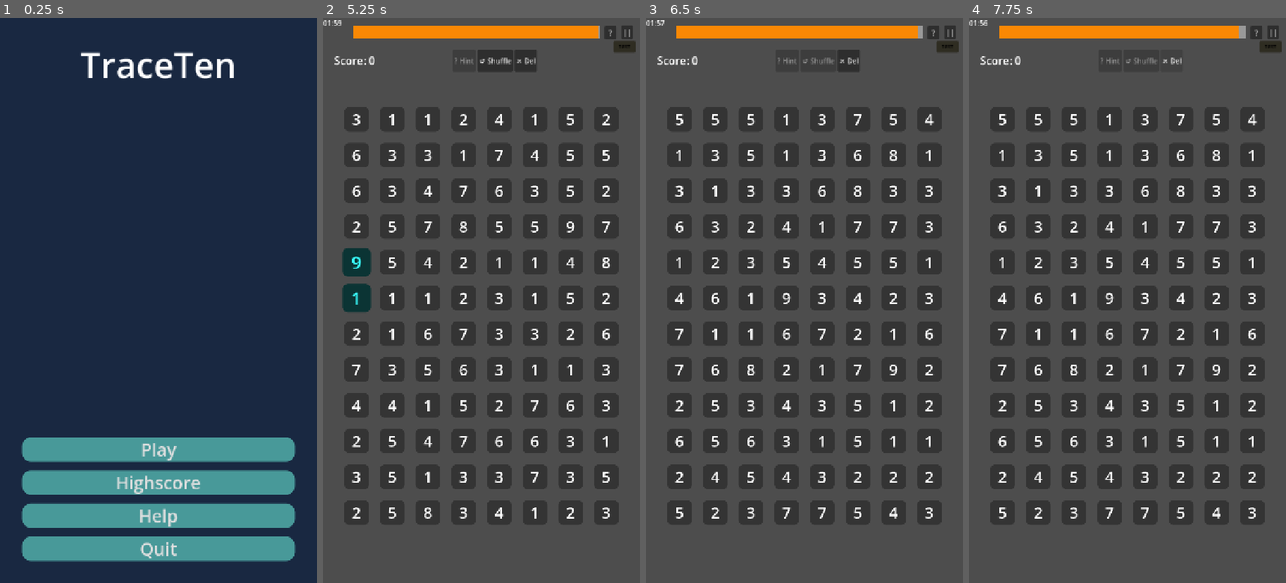
Above: before the commit, frames 1-4 (left to right).
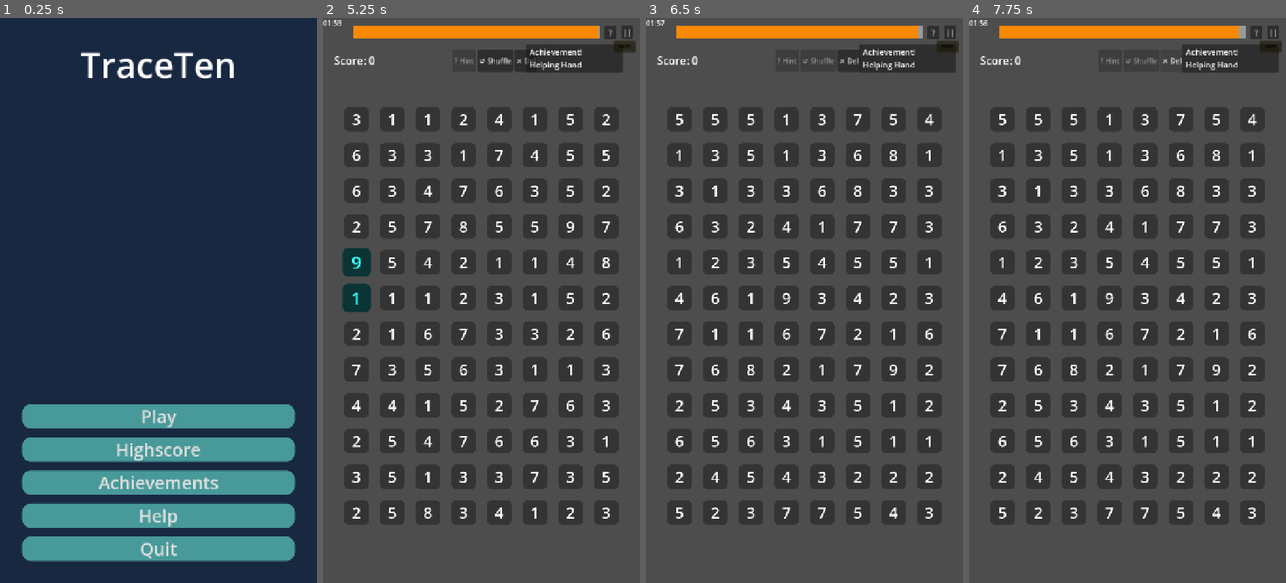
Above: after the commit, the same moments.

Repository: DuongCongDat/TraceTen
Game: Godot game, scene res://main_menu.tscn
Same seed, same stepped clock (60 frames per second), same inputs: the game is played once before the commit and once after it.
Inputs (mouse positions are in pixels of both pictures, inside the frame that each line leads up to):
- Up to frame 1 (0.25 s): no input
- Up to frame 2 (5.25 s): click (481, 481) at 0.5 s, where only the run after the commit has a clickable "Achievements"; click "← Back to Menu" (after the commit: "Back") at 1.25 s; click "Play" at 2 s; click "← Back" at 2.75 s; click "Play" at 3.5 s; click "Classic" at 4.25 s; click "? Hint" at 5 s
- Up to frame 3 (6.5 s): click "↺ Shuffle" at 5.75 s
- Up to frame 4 (7.75 s): click "✕ Del" at 6.5 s; click "✕ Cancel" at 7.25 s

The runs differ from the first frame. In frame 1, 4.5% of the frame differs, in the area x 6-94%, y 68-85%; in frame 2, 1.3%; in frame 3, 1.3%; in frame 4, 1.3%.

Commit message:
add Achivements - w25 achievements

Diff:
--- /dev/null
+++ b/achievement_popup.gd
@@ -0,0 +1,48 @@
+extends CanvasLayer
+
+const POPUP_DURATION = 2.5
+const SLIDE_TIME     = 0.3
+
+@onready var panel  = $Panel
+@onready var label  = $Panel/Label
+
+var _queue: Array = []
+var _showing: bool = false
+
+
+func _ready():
+	panel.position.x = 1200.0  # off-screen right
+	Global.achievement_unlocked.connect(_on_achievement_unlocked)
+
+
+func _on_achievement_unlocked(id: String):
+	var def = AchievementData.get_def(id)
+	if def.is_empty():
+		return
+	_queue.append(def["name"])
+	if not _showing:
+		_show_next()
+
+
+func _show_next():
+	if _queue.is_empty():
+		_showing = false
+		return
+	_showing = true
+	var name_text = _queue.pop_front()
+	label.text = "Achievement!\n" + name_text
+
+	# Slide in from right
+	var target_x = get_viewport().get_visible_rect().size.x - panel.size.x - 16.0
+	panel.position.x = get_viewport().get_visible_rect().size.x
+	var tween = create_tween()
+	tween.tween_property(panel, "position:x", target_x, SLIDE_TIME).set_trans(Tween.TRANS_BACK).set_ease(Tween.EASE_OUT)
+	tween.tween_interval(POPUP_DURATION)
+	tween.tween_property(panel, "modulate:a", 0.0, SLIDE_TIME)
+	tween.tween_callback(_on_popup_done)
+
+
+func _on_popup_done():
+	panel.modulate.a = 1.0
+	panel.position.x = get_viewport().get_visible_rect().size.x
+	_show_next()
--- /dev/null
+++ b/achievement_popup.tscn
@@ -0,0 +1,25 @@
+[gd_scene load_steps=2 format=3 uid="uid://achievement_popup"]
+
+[ext_resource type="Script" path="res://achievement_popup.gd" id="1"]
+
+[node name="AchievementPopup" type="CanvasLayer"]
+layer = 10
+script = ExtResource("1")
+
+[node name="Panel" type="Panel" parent="."]
+custom_minimum_size = Vector2(220, 64)
+offset_left = 1200.0
+offset_top = 60.0
+offset_right = 1420.0
+offset_bottom = 124.0
+
+[node name="Label" type="Label" parent="Panel"]
+anchors_preset = 15
+anchor_right = 1.0
+anchor_bottom = 1.0
+offset_left = 8.0
+offset_top = 4.0
+offset_right = -8.0
+offset_bottom = -4.0
+text = "Achievement!\nName"
+theme_override_font_sizes/font_size = 18
--- /dev/null
+++ b/achievement_screen.gd
@@ -0,0 +1,100 @@
+extends Control
+
+const CATEGORIES = [
+	{"label": "Beginner",      "ids": ["first_ten", "first_powerup", "all_modes", "first_combo", "first_special"]},
+	{"label": "Score",         "ids": ["score_100", "score_500", "score_1000"]},
+	{"label": "Combo",         "ids": ["combo_5", "combo_10", "combo_classic"]},
+	{"label": "Mode",          "ids": ["classic_survive", "gravity_lv4", "gravity_3lives", "zen_refill3", "challenge_l6", "challenge_l12", "mutation_alltype"]},
+	{"label": "Special Tiles", "ids": ["virus_cleared", "joker_used", "negative_win"]},
+	{"label": "Quirky",        "ids": ["big_selection", "no_hint", "cancel_remove", "virus_explode"]},
+]
+
+func _ready():
+	Input.set_mouse_mode(Input.MOUSE_MODE_VISIBLE)
+	_build_ui()
+
+func _build_ui():
+	var list = $MarginContainer/Layout/Scroll/List
+	var data = Global._achievements
+
+	for cat in CATEGORIES:
+		list.add_child(_make_header(cat["label"]))
+		for id in cat["ids"]:
+			var def     = AchievementData.get_def(id)
+			var entry   = data.get(id, {"unlocked": false, "progress": 0})
+			var unlocked: bool = entry.get("unlocked", false)
+			var progress: int  = int(entry.get("progress", 0))
+			list.add_child(_make_row(def, unlocked, progress))
+		list.add_child(_make_spacer(12))
+
+func _make_header(text: String) -> Label:
+	var lbl = Label.new()
+	lbl.text = "— " + text + " —"
+	lbl.horizontal_alignment = HORIZONTAL_ALIGNMENT_CENTER
+	lbl.add_theme_font_size_override("font_size", 24)
+	lbl.add_theme_color_override("font_color", Color(1.0, 0.85, 0.3, 1))
+	lbl.custom_minimum_size.y = 40
+	return lbl
+
+func _make_row(def: Dictionary, unlocked: bool, progress: int) -> PanelContainer:
+	var panel = PanelContainer.new()
+	panel.custom_minimum_size.y = 72
+
+	var hbox = HBoxContainer.new()
+	hbox.add_theme_constant_override("separation", 16)
+	panel.add_child(hbox)
+
+	# Icon
+	var icon = Label.new()
+	icon.text = "★" if unlocked else "○"
+	icon.add_theme_font_size_override("font_size", 32)
+	icon.add_theme_color_override("font_color", Color(1.0, 0.85, 0.3, 1) if unlocked else Color(0.45, 0.47, 0.55, 1))
+	icon.custom_minimum_size.x = 40
+	icon.vertical_alignment = VERTICAL_ALIGNMENT_CENTER
+	hbox.add_child(icon)
+
+	# Name + desc
+	var vbox = VBoxContainer.new()
+	vbox.size_flags_horizontal = Control.SIZE_EXPAND_FILL
+	vbox.add_theme_constant_override("separation", 2)
+	hbox.add_child(vbox)
+
+	var name_lbl = Label.new()
+	name_lbl.text = def.get("name", "?")
+	name_lbl.add_theme_font_size_override("font_size", 26)
+	var name_color = Color(1, 1, 1, 1) if unlocked else Color(0.55, 0.58, 0.65, 1)
+	name_lbl.add_theme_color_override("font_color", name_color)
+	vbox.add_child(name_lbl)
+
+	var desc_lbl = Label.new()
+	desc_lbl.text = def.get("desc", "")
+	desc_lbl.add_theme_font_size_override("font_size", 19)
+	desc_lbl.add_theme_color_override("font_color", Color(0.65, 0.68, 0.75, 1))
+	desc_lbl.autowrap_mode = TextServer.AUTOWRAP_WORD_SMART
+	vbox.add_child(desc_lbl)
+
+	# Progress (right side, only if target > 1)
+	var target: int = def.get("target", 1)
+	if target > 1:
+		var prog_lbl = Label.new()
+		prog_lbl.text = "%d / %d" % [min(progress, target), target] if not unlocked else "Done"
+		prog_lbl.add_theme_font_size_override("font_size", 22)
+		prog_lbl.add_theme_color_override("font_color", Color(1.0, 0.85, 0.3, 1) if unlocked else Color(0.65, 0.68, 0.75, 1))
+		prog_lbl.vertical_alignment = VERTICAL_ALIGNMENT_CENTER
+		prog_lbl.custom_minimum_size.x = 80
+		prog_lbl.horizontal_alignment = HORIZONTAL_ALIGNMENT_RIGHT
+		hbox.add_child(prog_lbl)
+
+	# Dim panel if locked
+	if not unlocked:
+		panel.modulate = Color(1, 1, 1, 0.6)
+
+	return panel
+
+func _make_spacer(height: int) -> Control:
+	var s = Control.new()
+	s.custom_minimum_size.y = height
+	return s
+
+func _on_btn_back_pressed():
+	get_tree().change_scene_to_file("res://main_menu.tscn")
--- /dev/null
+++ b/achievement_screen.tscn
@@ -0,0 +1,44 @@
+[gd_scene load_steps=2 format=3 uid="uid://achievement_screen"]
+
+[ext_resource type="Script" path="res://achievement_screen.gd" id="1"]
+
+[node name="AchievementScreen" type="Control"]
+anchors_preset = 15
+anchor_right = 1.0
+anchor_bottom = 1.0
+script = ExtResource("1")
+
+[node name="MarginContainer" type="MarginContainer" parent="."]
+anchors_preset = 15
+anchor_right = 1.0
+anchor_bottom = 1.0
+theme_override_constants/margin_left = 24
+theme_override_constants/margin_right = 24
+theme_override_constants/margin_top = 20
+theme_override_constants/margin_bottom = 20
+
+[node name="Layout" type="VBoxContainer" parent="MarginContainer"]
+theme_override_constants/separation = 12
+
+[node name="Title" type="Label" parent="MarginContainer/Layout"]
+layout_mode = 2
+horizontal_alignment = 1
+text = "Achievements"
+theme_override_font_sizes/font_size = 52
+
+[node name="Scroll" type="ScrollContainer" parent="MarginContainer/Layout"]
+layout_mode = 2
+size_flags_vertical = 3
+
+[node name="List" type="VBoxContainer" parent="MarginContainer/Layout/Scroll"]
+layout_mode = 2
+size_flags_horizontal = 3
+theme_override_constants/separation = 8
+
+[node name="BtnBack" type="Button" parent="MarginContainer/Layout"]
+layout_mode = 2
+custom_minimum_size = Vector2(0, 60)
+text = "Back"
+theme_override_font_sizes/font_size = 34
+
+[connection signal="pressed" from="MarginContainer/Layout/BtnBack" to="." method="_on_btn_back_pressed"]
--- /dev/null
+++ b/data/achievements.gd
@@ -0,0 +1,171 @@
+class_name AchievementData
+
+const LIST: Array = [
+	# ── BEGINNER ──────────────────────────────────────────────
+	{
+		"id": "first_ten",
+		"name": "Hello, Ten!",
+		"desc": "Score for the first time.",
+		"target": 1,
+	},
+	{
+		"id": "first_powerup",
+		"name": "Helping Hand",
+		"desc": "Use a power-up for the first time.",
+		"target": 1,
+	},
+	{
+		"id": "all_modes",
+		"name": "Explorer",
+		"desc": "Play all 5 game modes.",
+		"target": 5,
+	},
+	{
+		"id": "first_combo",
+		"name": "On a Roll",
+		"desc": "Reach x2 combo for the first time.",
+		"target": 1,
+	},
+	{
+		"id": "first_special",
+		"name": "What's This?",
+		"desc": "Reveal a Mystery tile for the first time.",
+		"target": 1,
+	},
+
+	# ── SCORE ─────────────────────────────────────────────────
+	{
+		"id": "score_100",
+		"name": "Century",
+		"desc": "Score 100 points in a single game.",
+		"target": 100,
+	},
+	{
+		"id": "score_500",
+		"name": "High Roller",
+		"desc": "Score 500 points in a single game.",
+		"target": 500,
+	},
+	{
+		"id": "score_1000",
+		"name": "Four Digits",
+		"desc": "Score 1000 points in a single game.",
+		"target": 1000,
+	},
+
+	# ── COMBO ─────────────────────────────────────────────────
+	{
+		"id": "combo_5",
+		"name": "Pentagram",
+		"desc": "Reach x5 combo.",
+		"target": 5,
+	},
+	{
+		"id": "combo_10",
+		"name": "Unstoppable",
+		"desc": "Reach x10 combo.",
+		"target": 10,
+	},
+	{
+		"id": "combo_classic",
+		"name": "Speed Demon",
+		"desc": "Reach x5 combo in Classic mode.",
+		"target": 5,
+	},
+
+	# ── MODE-SPECIFIC ─────────────────────────────────────────
+	{
+		"id": "classic_survive",
+		"name": "Against the Clock",
+		"desc": "Finish Classic with 60 seconds or more remaining.",
+		"target": 1,
+	},
+	{
+		"id": "gravity_lv4",
+		"name": "Gravitational Pull",
+		"desc": "Reach Level 4 in Gravity mode.",
+		"target": 1,
+	},
+	{
+		"id": "gravity_3lives",
+		"name": "Untouchable",
+		"desc": "Reach Level 3 in Gravity without losing a life.",
+		"target": 1,
+	},
+	{
+		"id": "zen_refill3",
+		"name": "Zen Garden",
+		"desc": "Trigger the power-up refill milestone 3 times in Zen.",
+		"target": 3,
+	},
+	{
+		"id": "challenge_l6",
+		"name": "Cube Master",
+		"desc": "Unlock Challenge Level 6 (Coral Reef).",
+		"target": 1,
+	},
+	{
+		"id": "challenge_l12",
+		"name": "Cosmos",
+		"desc": "Unlock Challenge Level 12.",
+		"target": 1,
+	},
+	{
+		"id": "mutation_alltype",
+		"name": "Collector",
+		"desc": "Clear all 4 special tile types in a single Mutation game.",
+		"target": 4,
+	},
+
+	# ── SPECIAL TILES ─────────────────────────────────────────
+	{
+		"id": "virus_cleared",
+		"name": "Defused",
+		"desc": "Clear a Virus tile before it explodes.",
+		"target": 1,
+	},
+	{
+		"id": "joker_used",
+		"name": "Wild Card",
+		"desc": "Use a Joker tile in a valid selection.",
+		"target": 1,
+	},
+	{
+		"id": "negative_win",
+		"name": "Glass Half Empty",
+		"desc": "Use a Negative tile to balance a selection to 10.",
+		"target": 1,
+	},
+
+	# ── QUIRKY / SECRET ───────────────────────────────────────
+	{
+		"id": "big_selection",
+		"name": "Hoarder",
+		"desc": "Select 20 or more tiles in a single move.",
+		"target": 1,
+	},
+	{
+		"id": "no_hint",
+		"name": "I Don't Need Help",
+		"desc": "Finish a Classic game without using Hint.",
+		"target": 1,
+	},
+	{
+		"id": "cancel_remove",
+		"name": "Never Mind",
+		"desc": "Cancel Remove mode by pressing Remove again.",
+		"target": 1,
+	},
+	{
+		"id": "virus_explode",
+		"name": "Oops",
+		"desc": "Let a Virus tile explode for the first time.",
+		"target": 1,
+	},
+]
+
+static func get_def(id: String) -> Dictionary:
+	for def in LIST:
+		if def["id"] == id:
+			return def
+	return {}
--- a/global.gd
+++ b/global.gd
@@ -5,6 +5,15 @@
 
 var zen_current_level: int = 1
 var zen_unlocked_levels: Array = [1]
+
+# ── ACHIEVEMENT STATE ──────────────────────────────────────
+signal achievement_unlocked(id: String)
+
+const ACHIEVEMENT_PATH = "user://achievements.json"
+
+var _achievements: Dictionary = {}  # {id: {unlocked, progress}}
+var modes_played: Array = []        # persisted — for "all_modes" achievement
+var hints_used_this_game: int = 0   # reset each game — for "no_hint" achievement
 
 const _SAVE_PATHS = {
 	"ZEN":       "user://save_zen.json",
@@ -56,6 +65,65 @@
 	if file:
 		file.store_string(JSON.stringify(data))
 
+func _ready():
+	load_achievements()
+
+func load_achievements():
+	_achievements = {}
+	modes_played = []
+	if not FileAccess.file_exists(ACHIEVEMENT_PATH):
+		return
+	var file = FileAccess.open(ACHIEVEMENT_PATH, FileAccess.READ)
+	if not file:
+		return
+	var parsed = JSON.parse_string(file.get_as_text())
+	if not parsed is Dictionary:
+		return
+	modes_played = parsed.get("_modes_played", [])
+	parsed.erase("_modes_played")
+	_achievements = parsed
+
+func save_achievements():
+	var data = _achievements.duplicate()
+	data["_modes_played"] = modes_played
+	var file = FileAccess.open(ACHIEVEMENT_PATH, FileAccess.WRITE)
+	if file:
+		file.store_string(JSON.stringify(data))
+
+func _get_entry(id: String) -> Dictionary:
+	if not _achievements.has(id):
+		_achievements[id] = {"unlocked": false, "progress": 0}
+	return _achievements[id]
+
+func unlock_achievement(id: String):
+	var entry = _get_entry(id)
+	if entry["unlocked"]:
+		return
+	entry["unlocked"] = true
+	_achievements[id] = entry
+	save_achievements()
+	achievement_unlocked.emit(id)
+
+func update_achievement_progress(id: String, value: int):
+	var entry = _get_entry(id)
+	if entry["unlocked"]:
+		return
+	entry["progress"] = value
+	_achievements[id] = entry
+	var def = AchievementData.get_def(id)
+	if not def.is_empty() and value >= def.get("target", 1):
+		unlock_achievement(id)
+	else:
+		save_achievements()
+
+func track_mode_played(mode: String):
+	if mode in modes_played:
+		return
+	modes_played.append(mode)
+	update_achievement_progress("all_modes", modes_played.size())
+
+# ── HIGHSCORE ──────────────────────────────────────────────
+
 func submit_score(mode: String, score: int, time_played: float, max_combo: int):
 	var data = load_highscore()
 	if not data.has(mode):
--- a/main.gd
+++ b/main.gd
@@ -46,6 +46,9 @@
 const ZEN_REFILL_MILESTONE = 100
 
 var current_mode = "RECTANGLE"
+
+# --- ACHIEVEMENT TRACKING (per-game, reset in setup_mode_config) ---
+var _mutation_types_cleared: Array = []
 
 var unlocked_modes = ["CLASSIC"]
 var seen_tutorials = {
@@ -153,6 +156,9 @@
 	gravity_level      = 1
 	gravity_l4_dir     = "DOWN"
 	zen_milestone_count = 0
+	Global.hints_used_this_game = 0
+	_mutation_types_cleared = []
+	Global.track_mode_played(gameplay_mode)
 
 	match gameplay_mode:
 		"GRAVITY":
@@ -394,6 +400,40 @@
 
 		if combo_count > max_combo:
 			max_combo = combo_count
+
+		# ── Achievement: score ──
+		Global.unlock_achievement("first_ten")
+		Global.update_achievement_progress("score_100", score)
+		Global.update_achievement_progress("score_500", score)
+		Global.update_achievement_progress("score_1000", score)
+
+		# ── Achievement: combo ──
+		if combo_count >= 2:
+			Global.unlock_achievement("first_combo")
+		if combo_count >= 5:
+			Global.unlock_achievement("combo_5")
+			if gameplay_mode == "CLASSIC":
+				Global.unlock_achievement("combo_classic")
+		if combo_count >= 10:
+			Global.unlock_achievement("combo_10")
+
+		# ── Achievement: tile types (check before freeing tiles) ──
+		if selected_tiles.size() >= 20:
+			Global.unlock_achievement("big_selection")
+		if has_joker:
+			Global.unlock_achievement("joker_used")
+		for pos in selected_tiles:
+			var _t = tiles[pos]
+			match _t.tile_type:
+				"NEGATIVE":
+					Global.unlock_achievement("negative_win")
+				"VIRUS":
+					Global.unlock_achievement("virus_cleared")
+			if gameplay_mode == "MUTATION" and _t.tile_type in ["JOKER", "NEGATIVE", "MYSTERY", "VIRUS"]:
+				if _t.tile_type not in _mutation_types_cleared:
+					_mutation_types_cleared.append(_t.tile_type)
+					if _mutation_types_cleared.size() >= 4:
+						Global.unlock_achievement("mutation_alltype")
 
 		var eaten_count = selected_tiles.size()  # capture before clear
 
@@ -449,6 +489,8 @@
 		remove_count  += 1
 		show_floating_text_center("Power-up +1!", Color.LIME_GREEN)
 		update_power_up_ui()
+		if gameplay_mode == "ZEN":
+			Global.update_achievement_progress("zen_refill3", zen_milestone_count)
 	_check_zen_level_unlock()
 
 
@@ -462,6 +504,11 @@
 		Global.zen_unlocked_levels.append(next_level)
 		var level_name = ZenLevelManager.get_level_name(next_level)
 		show_floating_text_center("L%d %s unlocked!" % [next_level, level_name], Color.GOLD)
+		if gameplay_mode == "CHALLENGE":
+			if next_level == 6:
+				Global.unlock_achievement("challenge_l6")
+			if next_level == 12:
+				Global.unlock_achievement("challenge_l12")
 
 
 # ==========================================
@@ -504,6 +551,14 @@
 	$GameOverLayer.show()
 
 	Global.submit_score(gameplay_mode, score, time_played, max_combo)
+
+	# ── Achievement: Classic end-game ──
+	if gameplay_mode == "CLASSIC":
+		var time_remaining = total_duration - time_played
+		if time_remaining >= 60.0:
+			Global.unlock_achievement("classic_survive")
+		if Global.hints_used_this_game == 0:
+			Global.unlock_achievement("no_hint")
 
 	if gameplay_mode == "CLASSIC" and score >= 100:
 		if not "GRAVITY" in unlocked_modes:
@@ -528,6 +583,11 @@
 			gravity_l4_dir = dirs[randi() % dirs.size()]
 		update_gravity_level_ui()
 		_show_level_up_banner(gravity_level)
+		# ── Achievement: gravity levels ──
+		if gravity_level == 4:
+			Global.unlock_achievement("gravity_lv4")
+		if gravity_level >= 3 and shuffle_count == 3:
+			Global.unlock_achievement("gravity_3lives")
 
 
 func _show_level_up_banner(level: int):
@@ -662,6 +722,7 @@
 		tiles[pos].queue_free()
 		tiles.erase(pos)
 		print("Virus exploded at ", pos)
+		Global.unlock_achievement("virus_explode")
 
 
 # ==========================================
@@ -923,6 +984,8 @@
 
 	hint_count -= 1
 	update_power_up_ui()
+	Global.hints_used_this_game += 1
+	Global.unlock_achievement("first_powerup")
 
 	var found_path = find_hint_path()
 	if found_path.size() > 0:
@@ -944,6 +1007,7 @@
 	if shuffle_count <= 0 or tiles.is_empty(): return
 
 	shuffle_count -= 1
+	Global.unlock_achievement("first_powerup")
 
 	if gameplay_mode == "GRAVITY":
 		update_lives_ui()
@@ -977,11 +1041,13 @@
 	if is_remove_mode:
 		is_remove_mode = false
 		update_power_up_ui()
+		Global.unlock_achievement("cancel_remove")
 		return
 
 	if remove_count <= 0: return
 	is_remove_mode = true
 	update_power_up_ui()
+	Global.unlock_achievement("first_powerup")
 
 
 # ==========================================
--- a/main.tscn
+++ b/main.tscn
@@ -1,6 +1,7 @@
 [gd_scene format=3 uid="uid://ddxc2u1pwbh8j"]
 
 [ext_resource type="Script" uid="uid://bm8r8mcyepk04" path="res://main.gd" id="1_ig7tw"]
+[ext_resource type="PackedScene" path="res://achievement_popup.tscn" id="2_achpop"]
 
 [sub_resource type="LabelSettings" id="LabelSettings_ig7tw"]
 font_size = 45
@@ -340,3 +341,5 @@
 [connection signal="pressed" from="TutorialLayer/ColorRect/BtnSkip" to="." method="_on_btn_skip_pressed"]
 [connection signal="pressed" from="BtnHelp" to="." method="_on_btn_help_pressed"]
 [connection signal="pressed" from="BtnChangeLevelHUD" to="." method="_on_btn_change_level_pressed"]
+
+[node name="AchievementPopup" parent="." instance=ExtResource("2_achpop")]
--- a/main_menu.gd
+++ b/main_menu.gd
@@ -9,6 +9,9 @@
 func _on_btn_highscore_pressed():
 	get_tree().change_scene_to_file("res://highscore.tscn")
 
+func _on_btn_achievements_pressed():
+	get_tree().change_scene_to_file("res://achievement_screen.tscn")
+
 func _on_btn_help_pressed():
 	get_tree().change_scene_to_file("res://tutorial.tscn")
 
--- a/main_menu.tscn
+++ b/main_menu.tscn
@@ -68,6 +68,15 @@
 theme_override_styles/hover = ExtResource("1_06t4h")
 text = "Highscore"
 
+[node name="BtnAchievements" type="Button" parent="MarginContainer/MainLayout/Buttons" unique_id=1900000030]
+unique_name_in_owner = true
+layout_mode = 2
+theme_override_font_sizes/font_size = 40
+theme_override_styles/normal = ExtResource("1_06t4h")
+theme_override_styles/pressed = ExtResource("1_06t4h")
+theme_override_styles/hover = ExtResource("1_06t4h")
+text = "Achievements"
+
 [node name="BtnHelp" type="Button" parent="MarginContainer/MainLayout/Buttons" unique_id=373508767]
 unique_name_in_owner = true
 layout_mode = 2
@@ -88,5 +97,6 @@
 
 [connection signal="pressed" from="MarginContainer/MainLayout/Buttons/BtnPlay" to="." method="_on_btn_play_pressed"]
 [connection signal="pressed" from="MarginContainer/MainLayout/Buttons/BtnHighscore" to="." method="_on_btn_highscore_pressed"]
+[connection signal="pressed" from="MarginContainer/MainLayout/Buttons/BtnAchievements" to="." method="_on_btn_achievements_pressed"]
 [connection signal="pressed" from="MarginContainer/MainLayout/Buttons/BtnHelp" to="." method="_on_btn_help_pressed"]
 [connection signal="pressed" from="MarginContainer/MainLayout/Buttons/BtnQuit" to="." method="_on_btn_quit_pressed"]
--- a/tile_mystery.gd
+++ b/tile_mystery.gd
@@ -5,6 +5,8 @@
 	$Background.modulate = Color.DARK_GRAY
 
 func select():
+	if not is_selected:
+		Global.unlock_achievement("first_special")
 	is_selected = true
 	$Background.modulate = $Background.modulate.darkened(0.2)
 	update_visuals()
Not shown, added: achievement_popup.gd.uid
Not shown, added: achievement_screen.gd.uid
Not shown, added: data/achievements.gd.uid
Not shown, changed: CLAUDE.md
Not shown, changed: DEVNOTES.md
Not shown, added: report_draft.md
